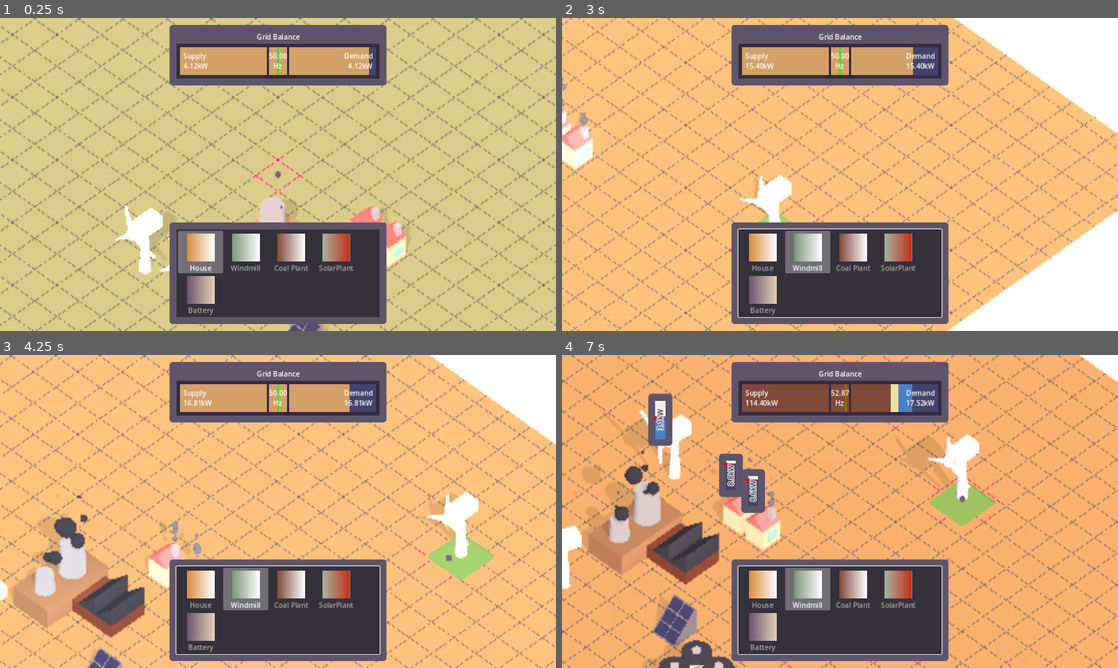
Above: before the commit, frames 1-4 (two rows, left to right).
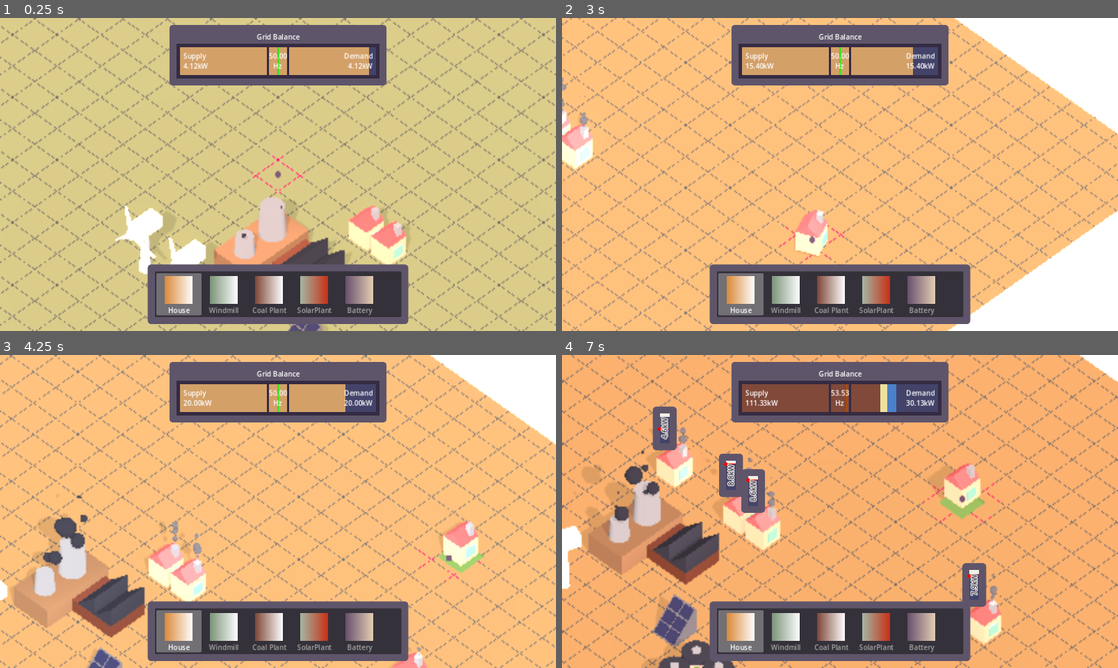
Above: after the commit, the same moments.

Repository: Vandebron/vandebron_game
Game: Godot game, scene res://world/main.tscn
The game is run twice, just before and just after one commit, with the same random seed, the same clock (stepped at 60 frames per second) and the same inputs.
Inputs (mouse positions are in pixels of both pictures, inside the frame that each line leads up to):
- Up to frame 1 (0.25 s): no input
- Up to frame 2 (3 s): tap Enter at 0.5 s; move the mouse to (962, 158) at 0.52 s; hold D (move_right) 0.53-1.28 s; click (962, 158) at 0.6 s; move the mouse to (728, 190) at 1.27 s; hold S (move_down) 1.28-2.03 s; tap Space (build_initiate) at 1.35 s; move the mouse to (895, 105) at 2.02 s; hold D (move_right) 2.03-2.78 s; hold Tab (show_info) 2.03-2.78 s; move the mouse to (812, 237) at 2.77 s; hold W (move_up) from 2.78 s (still down); click (812, 237) at 2.85 s
- Up to frame 3 (4.25 s): move the mouse to (444, 558) at 3.52 s; release W (move_up) at 3.53 s; hold A (move_left) from 3.53 s (still down); tap Space (build_initiate) at 3.6 s
- Up to frame 4 (7 s): move the mouse to (673, 464) at 4.27 s; tap Tab (show_info) at 4.35 s; move the mouse to (867, 511) at 5.02 s; release A (move_left) at 5.03 s; hold S (move_down) 5.03-5.78 s; click (867, 511) at 5.1 s; move the mouse to (756, 433) at 5.77 s; hold D (move_right) 5.78-6.53 s; tap Space (build_initiate) at 5.85 s; move the mouse to (962, 495) at 6.52 s; hold W (move_up) from 6.53 s (still down); hold Tab (show_info) from 6.53 s (still down)

The runs differ from the first frame. In frame 1, 10% of the frame differs, in the area x 26-74%, y 65-98%; in frame 2, 11%; in frame 3, 13%; in frame 4, 17%, in the area x 7-79%, y 9-98%.

Commit message:
Fix UI bug with items and add random clouds and link to cloud percentage

Diff:
--- a/object/cloud/cloud_particle.tscn
+++ /dev/null
@@ -1,28 +0,0 @@
-[gd_scene load_steps=5 format=3 uid="uid://dr3viccuhboy6"]
-
-[ext_resource type="Texture2D" uid="uid://dc3kwmw8m042i" path="res://Assets/FX_CloudAlpha04-bright.png" id="1_3x57v"]
-
-[sub_resource type="ParticleProcessMaterial" id="ParticleProcessMaterial_kipaj"]
-emission_shape = 3
-emission_box_extents = Vector3(5, 3, 2)
-gravity = Vector3(1, 2.08165e-12, 2.08165e-12)
-
-[sub_resource type="StandardMaterial3D" id="StandardMaterial3D_lqkin"]
-transparency = 1
-shading_mode = 0
-albedo_texture = ExtResource("1_3x57v")
-billboard_mode = 1
-
-[sub_resource type="QuadMesh" id="QuadMesh_lc1b3"]
-material = SubResource("StandardMaterial3D_lqkin")
-size = Vector2(5, 5)
-
-[node name="CloudParticle" type="GPUParticles3D"]
-visibility_range_end = 75.0
-visibility_range_end_margin = 10.0
-visibility_range_fade_mode = 1
-amount = 50
-lifetime = 30.0
-explosiveness = 0.98
-process_material = SubResource("ParticleProcessMaterial_kipaj")
-draw_pass_1 = SubResource("QuadMesh_lc1b3")
--- a/object/cloud/cloud.gd
+++ b/object/clouds/cloud.gd
@@ -10,3 +10,7 @@
 # Called every frame. 'delta' is the elapsed time since the previous frame.
 func _process(delta):
 	translate(Vector3.RIGHT * speed * delta)
+
+
+func _on_deletion_timer_timeout():
+	queue_free()
--- a/object/cloud/cloud_mesh.tscn
+++ b/object/clouds/cloud_varient1.tscn
@@ -1,22 +1,30 @@
-[gd_scene load_steps=3 format=3 uid="uid://c66mf81m2ysy7"]
+[gd_scene load_steps=4 format=3 uid="uid://cson7rvivcf3l"]
 
-[ext_resource type="Script" path="res://object/cloud/cloud.gd" id="1_uqf6s"]
+[ext_resource type="Script" path="res://object/clouds/cloud.gd" id="1_dqlsq"]
 
-[sub_resource type="CapsuleMesh" id="CapsuleMesh_ju0tb"]
+[sub_resource type="StandardMaterial3D" id="StandardMaterial3D_mtw8m"]
+
+[sub_resource type="CapsuleMesh" id="CapsuleMesh_c8kjv"]
+material = SubResource("StandardMaterial3D_mtw8m")
 
 [node name="Cloud" type="Node3D"]
-transform = Transform3D(0.5, 0, 0, 0, 0.5, 0, 0, 0, 0.5, 0, 0, 0)
-script = ExtResource("1_uqf6s")
+script = ExtResource("1_dqlsq")
 
 [node name="MeshInstance3D2" type="MeshInstance3D" parent="."]
 transform = Transform3D(-4.37114e-08, 1, 4.37114e-08, 0, -4.37114e-08, 1, 1, 4.37114e-08, 1.91069e-15, 1.93905e-24, -0.127185, -0.663858)
-mesh = SubResource("CapsuleMesh_ju0tb")
+mesh = SubResource("CapsuleMesh_c8kjv")
 skeleton = NodePath("../MeshInstance3D")
 
 [node name="MeshInstance3D" type="MeshInstance3D" parent="."]
 transform = Transform3D(-4.37114e-08, 1, 4.37114e-08, 0, -4.37114e-08, 1, 1, 4.37114e-08, 1.91069e-15, -0.623174, 0, -0.24929)
-mesh = SubResource("CapsuleMesh_ju0tb")
+mesh = SubResource("CapsuleMesh_c8kjv")
+skeleton = NodePath("../..")
 
 [node name="MeshInstance3D3" type="MeshInstance3D" parent="."]
 transform = Transform3D(-4.37114e-08, 1, 4.37114e-08, 0, -4.37114e-08, 1, 1, 4.37114e-08, 1.91069e-15, -0.255455, 0.377596, -0.494307)
-mesh = SubResource("CapsuleMesh_ju0tb")
+mesh = SubResource("CapsuleMesh_c8kjv")
+skeleton = NodePath("../..")
+
+[node name="DeletionTimer" type="Timer" parent="."]
+wait_time = 30.0
+autostart = true
--- /dev/null
+++ b/object/clouds/cloud_varient2.tscn
@@ -0,0 +1,25 @@
+[gd_scene load_steps=4 format=3 uid="uid://qnlil4tjh7ev"]
+
+[ext_resource type="Script" path="res://object/clouds/cloud.gd" id="1_qfxna"]
+
+[sub_resource type="StandardMaterial3D" id="StandardMaterial3D_mtw8m"]
+
+[sub_resource type="CapsuleMesh" id="CapsuleMesh_c8kjv"]
+material = SubResource("StandardMaterial3D_mtw8m")
+
+[node name="Cloud" type="Node3D"]
+script = ExtResource("1_qfxna")
+
+[node name="MeshInstance3D2" type="MeshInstance3D" parent="."]
+transform = Transform3D(-4.37114e-08, 1, 4.37114e-08, 0, -4.37114e-08, 1, 1, 4.37114e-08, 1.91069e-15, 1.93905e-24, -0.127185, -0.663858)
+mesh = SubResource("CapsuleMesh_c8kjv")
+skeleton = NodePath("../MeshInstance3D")
+
+[node name="MeshInstance3D" type="MeshInstance3D" parent="."]
+transform = Transform3D(-4.37114e-08, 1, 4.37114e-08, 0, -4.37114e-08, 1, 1, 4.37114e-08, 1.91069e-15, -0.623174, 0, -0.24929)
+mesh = SubResource("CapsuleMesh_c8kjv")
+skeleton = NodePath("../..")
+
+[node name="DeletionTimer" type="Timer" parent="."]
+wait_time = 30.0
+autostart = true
--- /dev/null
+++ b/object/clouds/cloud_varient3.tscn
@@ -0,0 +1,20 @@
+[gd_scene load_steps=4 format=3 uid="uid://ccbkxui0vmue4"]
+
+[ext_resource type="Script" path="res://object/clouds/cloud.gd" id="1_4ii02"]
+
+[sub_resource type="StandardMaterial3D" id="StandardMaterial3D_mtw8m"]
+
+[sub_resource type="CapsuleMesh" id="CapsuleMesh_c8kjv"]
+material = SubResource("StandardMaterial3D_mtw8m")
+
+[node name="Cloud" type="Node3D"]
+script = ExtResource("1_4ii02")
+
+[node name="MeshInstance3D" type="MeshInstance3D" parent="."]
+transform = Transform3D(-4.37114e-08, 1, 4.37114e-08, 0, -4.37114e-08, 1, 1, 4.37114e-08, 1.91069e-15, -0.623174, 0, -0.24929)
+mesh = SubResource("CapsuleMesh_c8kjv")
+skeleton = NodePath("../..")
+
+[node name="DeletionTimer" type="Timer" parent="."]
+wait_time = 30.0
+autostart = true
--- /dev/null
+++ b/object/clouds/cloud_varient4.tscn
@@ -0,0 +1,33 @@
+[gd_scene load_steps=4 format=3 uid="uid://upnceht0ih05"]
+
+[ext_resource type="Script" path="res://object/clouds/cloud.gd" id="1_gr2na"]
+
+[sub_resource type="StandardMaterial3D" id="StandardMaterial3D_vkylo"]
+
+[sub_resource type="CapsuleMesh" id="CapsuleMesh_fv1cq"]
+material = SubResource("StandardMaterial3D_vkylo")
+
+[node name="Cloud" type="Node3D"]
+script = ExtResource("1_gr2na")
+
+[node name="MeshInstance3D2" type="MeshInstance3D" parent="."]
+transform = Transform3D(-4.37114e-08, 1, 4.37114e-08, 0, -4.37114e-08, 1, 1, 4.37114e-08, 1.91069e-15, 0.58506, -0.127185, -0.663858)
+mesh = SubResource("CapsuleMesh_fv1cq")
+skeleton = NodePath("../MeshInstance3D")
+
+[node name="MeshInstance3D4" type="MeshInstance3D" parent="."]
+transform = Transform3D(4.37114e-08, 1, 4.37114e-08, 1, -4.37114e-08, -4.37114e-08, -4.37114e-08, 4.37114e-08, -1, -0.0889229, -0.04524, -0.206845)
+mesh = SubResource("CapsuleMesh_fv1cq")
+skeleton = NodePath("")
+
+[node name="MeshInstance3D" type="MeshInstance3D" parent="."]
+transform = Transform3D(-4.37114e-08, 1, 4.37114e-08, 0, -4.37114e-08, 1, 1, 4.37114e-08, 1.91069e-15, -0.623174, 0, -0.865615)
+mesh = SubResource("CapsuleMesh_fv1cq")
+
+[node name="MeshInstance3D3" type="MeshInstance3D" parent="."]
+transform = Transform3D(-4.37114e-08, 1, 4.37114e-08, 0, -4.37114e-08, 1, 1, 4.37114e-08, 1.91069e-15, -0.255455, 0.618043, -0.494307)
+mesh = SubResource("CapsuleMesh_fv1cq")
+
+[node name="DeletionTimer" type="Timer" parent="."]
+wait_time = 30.0
+autostart = true
--- a/object/weather/CloudGenerator.gd
+++ b/object/weather/CloudGenerator.gd
@@ -1,10 +1,11 @@
 extends Node3D
 
-@export var cloud_scene: PackedScene
+@export var cloud_scenes: Array[PackedScene]
 @onready var cloud_spawn_location: PathFollow3D = $SpawnPath/SpawnLocation
 
 func _on_spawn_cloud_timeout() -> void:
-	var cloud = cloud_scene.instantiate()
+	var random_index = randf_range(0, cloud_scenes.size() - 1)
+	var cloud = cloud_scenes[random_index].instantiate()
 
 	# And give it a random offset.
 	cloud_spawn_location.progress_ratio = randf()
--- a/object/weather/ForecastService.gd
+++ b/object/weather/ForecastService.gd
@@ -1,6 +1,8 @@
 extends Node3D
 
 var forecasts : Array = []
+
+@onready var cloud_spawn_timer : Timer = $"../CloudGenerator/SpawnCloud"
 
 func _ready() -> void:
 	# Generate and store seven random forecasts, probably make the first 7 no clouds
@@ -15,6 +17,7 @@
 	new_forecast.generate_random_forecast()
 	forecasts.append(new_forecast)
 	_output_forecast()
+	_affect_weather(new_forecast)
 
 func _output_forecast() -> void:
 	var num_forecasts = min(forecasts.size(), 7)
@@ -23,6 +26,15 @@
 		print("Forecast - Cloudiness: ", forecast.get_cloudiness(), " Windiness: ", forecast.get_windiness())
 	print("-----------------------------")
 
+func _affect_weather(latest_forecast: Forecast) -> void:
+	if latest_forecast.cloudinessPercentage > 0:
+		var scaled_percentage = 1.0 - latest_forecast.cloudinessPercentage / 100.0
+		cloud_spawn_timer.wait_time = lerp(0.4, 5.0,  scaled_percentage)
+		cloud_spawn_timer.start()
+		print("cloud_spawn_timer.wait_time")
+		print(cloud_spawn_timer.wait_time)
+	else:
+		cloud_spawn_timer.stop()
 
 func _on_forecast_timer_timeout() -> void:
 	_predictNextForecast()
--- a/object/weather/weather.tscn
+++ b/object/weather/weather.tscn
@@ -1,12 +1,15 @@
-[gd_scene load_steps=5 format=3 uid="uid://bcpjahrk7du1b"]
+[gd_scene load_steps=8 format=3 uid="uid://bcpjahrk7du1b"]
 
 [ext_resource type="Script" path="res://object/weather/ForecastService.gd" id="1_ip16x"]
 [ext_resource type="Script" path="res://object/weather/CloudGenerator.gd" id="2_fsae1"]
-[ext_resource type="PackedScene" uid="uid://dr3viccuhboy6" path="res://object/cloud/cloud_particle.tscn" id="3_oqc6s"]
+[ext_resource type="PackedScene" uid="uid://cson7rvivcf3l" path="res://object/clouds/cloud_varient1.tscn" id="3_3tras"]
+[ext_resource type="PackedScene" uid="uid://qnlil4tjh7ev" path="res://object/clouds/cloud_varient2.tscn" id="4_ns1d2"]
+[ext_resource type="PackedScene" uid="uid://ccbkxui0vmue4" path="res://object/clouds/cloud_varient3.tscn" id="5_8qmh3"]
+[ext_resource type="PackedScene" uid="uid://upnceht0ih05" path="res://object/clouds/cloud_varient4.tscn" id="6_5a573"]
 
 [sub_resource type="Curve3D" id="Curve3D_wm4pu"]
 _data = {
-"points": PackedVector3Array(0, 0, 0, 0, 0, 0, -11.8894, 6.00907, -17.0225, 0, 0, 0, 0, 0, 0, -12.5304, 5.25743, 15.6718),
+"points": PackedVector3Array(0, 0, 0, 0, 0, 0, -12, 5.5, -15, 0, 0, 0, 0, 0, 0, -12, 5.5, 15),
 "tilts": PackedFloat32Array(0, 0)
 }
 point_count = 2
@@ -17,21 +20,21 @@
 script = ExtResource("1_ip16x")
 
 [node name="ForecastTimer" type="Timer" parent="Forecast"]
+wait_time = 5.0
 autostart = true
 
 [node name="CloudGenerator" type="Node3D" parent="."]
 script = ExtResource("2_fsae1")
-cloud_scene = ExtResource("3_oqc6s")
+cloud_scenes = Array[PackedScene]([ExtResource("3_3tras"), ExtResource("4_ns1d2"), ExtResource("5_8qmh3"), ExtResource("6_5a573")])
 
 [node name="SpawnPath" type="Path3D" parent="CloudGenerator"]
 transform = Transform3D(1, 0, 0, 0, 0.999634, 0.0270493, 0, -0.0270493, 0.999634, -7.86771, 0.397905, -0.377338)
 curve = SubResource("Curve3D_wm4pu")
 
 [node name="SpawnLocation" type="PathFollow3D" parent="CloudGenerator/SpawnPath"]
-transform = Transform3D(-0.999808, -0.000450447, 0.019597, -2.91038e-11, 0.999736, 0.0229795, -0.0196021, 0.022975, -0.999544, -11.8894, 6.00907, -17.0225)
+transform = Transform3D(-1, 0, 1.50996e-07, 0, 1, 0, -1.50996e-07, 0, -1, -12, 5.5, -15)
 
 [node name="SpawnCloud" type="Timer" parent="CloudGenerator"]
-autostart = true
 
 [connection signal="timeout" from="Forecast/ForecastTimer" to="Forecast" method="_on_forecast_timer_timeout"]
 [connection signal="timeout" from="CloudGenerator/SpawnCloud" to="CloudGenerator" method="_on_spawn_cloud_timeout"]
--- a/world/main.tscn
+++ b/world/main.tscn
@@ -19,6 +19,7 @@
 [ext_resource type="PackedScene" uid="uid://bb3libciwo1ul" path="res://object/battery/battery.tscn" id="12_aranr"]
 [ext_resource type="PackedScene" uid="uid://cy1urxsffiqbg" path="res://object/tree/tree.tscn" id="12_duwpa"]
 [ext_resource type="Resource" uid="uid://bd15ndqy0tgbi" path="res://object/coal_plant/coal_plant_building_def.tres" id="14_o1e36"]
+[ext_resource type="PackedScene" uid="uid://bcpjahrk7du1b" path="res://object/weather/weather.tscn" id="14_yemwt"]
 [ext_resource type="Resource" uid="uid://dqq54jpgujq4j" path="res://object/solar/solar_plant_def.tres" id="18_c6tcf"]
 [ext_resource type="Resource" uid="uid://cavurm67np4ko" path="res://object/battery/battery_building_def.tres" id="21_mqbig"]
 
@@ -104,6 +105,11 @@
 [sub_resource type="GradientTexture2D" id="GradientTexture2D_ft275"]
 gradient = SubResource("Gradient_niknj")
 
+[sub_resource type="Gradient" id="Gradient_hoym3"]
+
+[sub_resource type="GradientTexture2D" id="GradientTexture2D_iio37"]
+gradient = SubResource("Gradient_hoym3")
+
 [node name="Main" type="Node3D" node_paths=PackedStringArray("energy_grid")]
 script = ExtResource("1_8dagw")
 energy_grid = NodePath("World/EnergyGrid")
@@ -128,6 +134,7 @@
 [node name="Camera3D" type="Camera3D" parent="CameraAnchor"]
 unique_name_in_owner = true
 transform = Transform3D(0.707107, -0.5, 0.5, 2.4663e-16, 0.707107, 0.707107, -0.707107, -0.5, 0.5, 0.5, 5, 0.5)
+cull_mask = 524287
 projection = 1
 current = true
 size = 10.0
@@ -201,6 +208,8 @@
 
 [node name="Tree" parent="World/Doodads" instance=ExtResource("12_duwpa")]
 transform = Transform3D(1, 0, 0, 0, 1, 0, 0, 0, 1, 1, 0, 6)
+
+[node name="Weather" parent="World" instance=ExtResource("14_yemwt")]
 
 [node name="UICanvasLayer" type="CanvasLayer" parent="."]
 
@@ -302,7 +311,7 @@
 scroll_active = false
 
 [node name="BottomPanelCtnr" type="PanelContainer" parent="UICanvasLayer/UI/MarginContainer/VBoxContainer"]
-custom_minimum_size = Vector2(500, 2.08165e-12)
+custom_minimum_size = Vector2(600, 2.08165e-12)
 layout_mode = 2
 size_flags_horizontal = 4
 
@@ -313,9 +322,8 @@
 allow_reselect = true
 allow_search = false
 auto_height = true
-item_count = 4
-max_columns = 4
-same_column_width = true
+item_count = 5
+max_columns = 5
 fixed_column_width = 100
 icon_mode = 0
 item_0/text = "House"
@@ -326,5 +334,7 @@
 item_2/icon = SubResource("GradientTexture2D_i817q")
 item_3/text = "Generator"
 item_3/icon = SubResource("GradientTexture2D_ft275")
+item_4/text = "Battery"
+item_4/icon = SubResource("GradientTexture2D_iio37")
 script = ExtResource("10_ka3ov")
 buildings = Array[Resource("res://library/building/building_def.gd")]([ExtResource("11_l2stq"), ExtResource("12_3u0jo"), ExtResource("14_o1e36"), ExtResource("18_c6tcf"), ExtResource("21_mqbig")])
Binary file removed: Assets/FX_CloudAlpha04-bright.png
Not shown, removed: Assets/FX_CloudAlpha04-bright.png.import
Not shown: 1 places in world/main.tscn that only renumber resources
